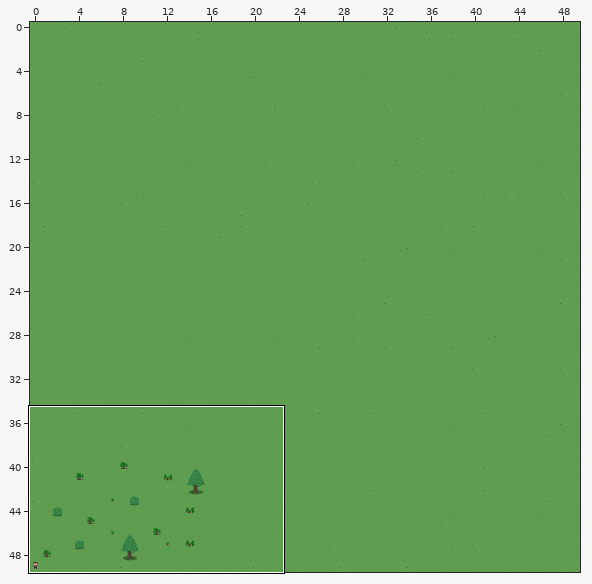
Two states of a Tiled map, assets/World/World.tmx. The first picture is a wide view before the edit; the outline marks the close-up.
Close-up. Before:
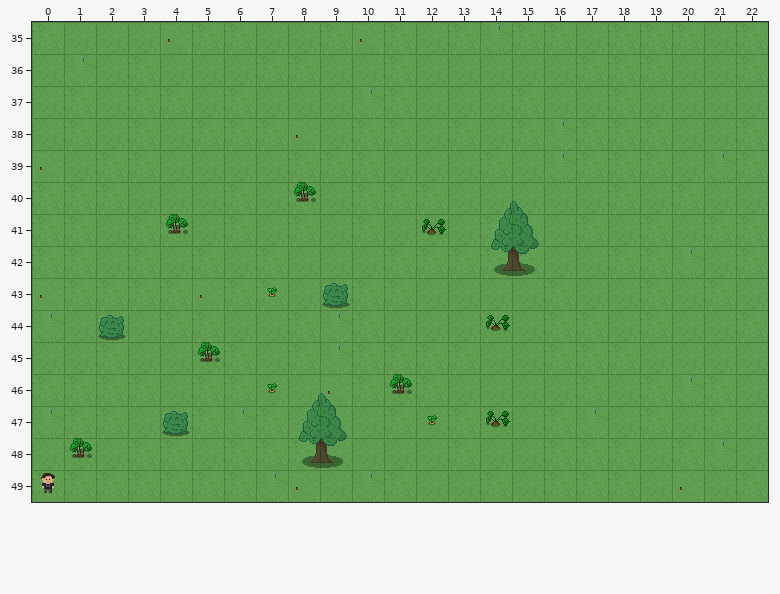
Cells are 32x32 px. Shown: x 0..22, y 35..49.
Now the later version:
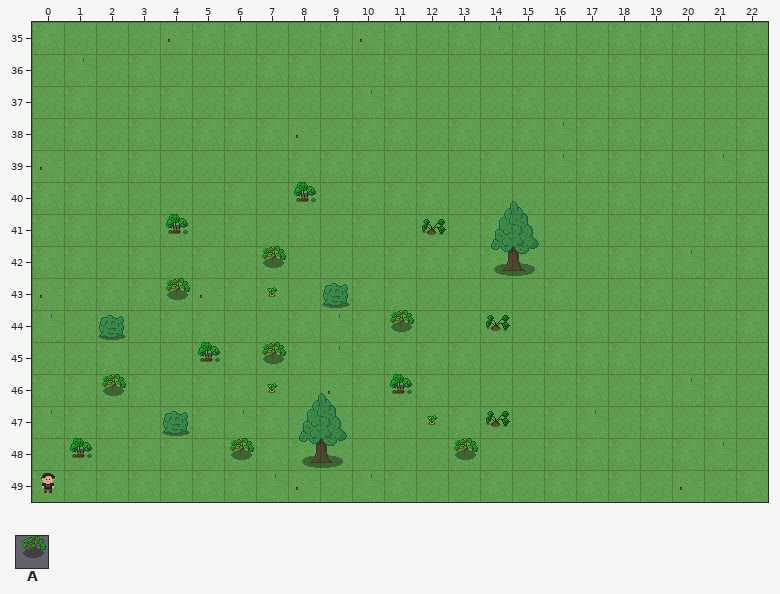
Key: from "pepper": A 0 "Static".
Objects are placed by their top-left corner, in cells (3,4 is the top-left corner of cell 3,4); size is 1x1 cell unless given.
The edit:
Layer "Objects":
added: A "Static" at 7,42
added: A "Static" at 4,43
added: A "Static" at 11,44
added: A "Static" at 7,45
added: A "Static" at 2,46
added: A "Static" at 6,48
added: A "Static" at 13,48
Where, in picture pixels (left, top, right, bottom), the same in both close-ups:
added: (262, 246, 286, 268)
added: (166, 278, 190, 300)
added: (390, 310, 414, 332)
added: (262, 342, 286, 364)
added: (102, 374, 126, 396)
added: (230, 438, 254, 460)
added: (454, 438, 478, 460)
